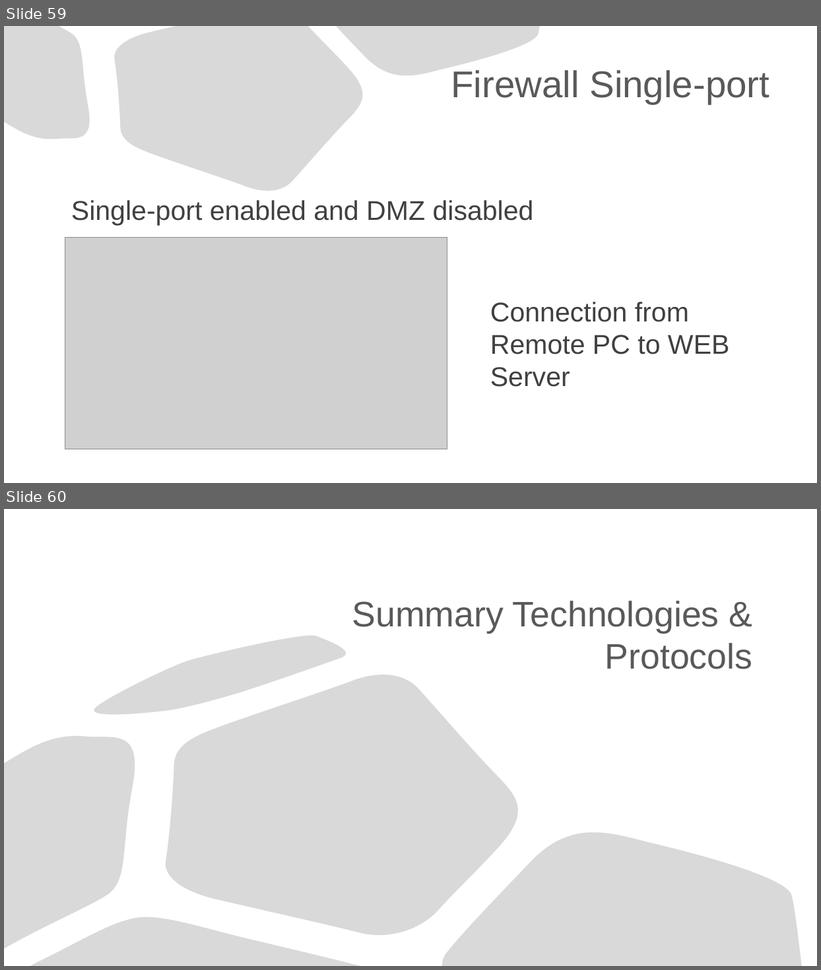
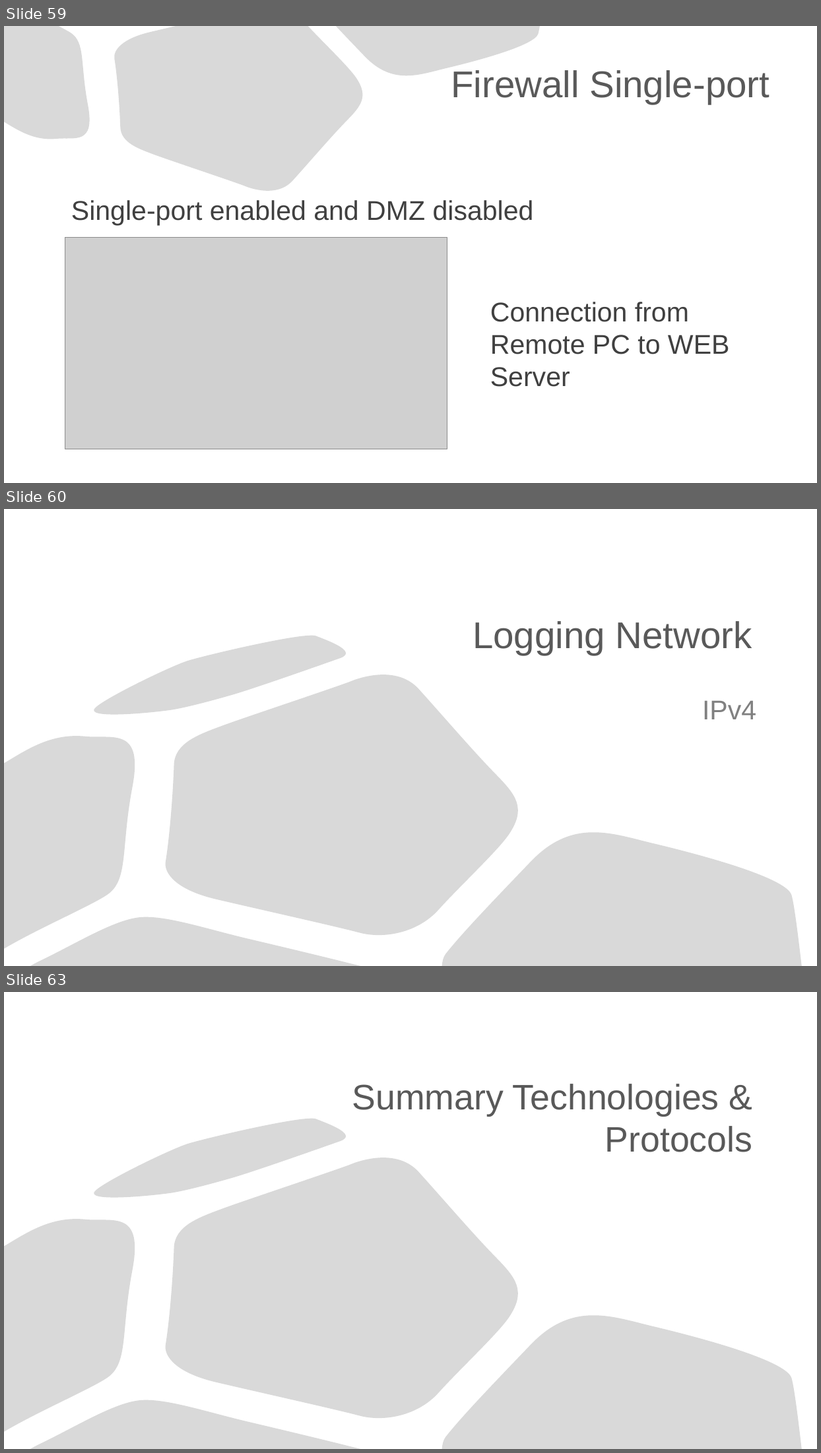
Before and after one commit to Advanced-Diploma-of-IT-Tel-Network-Eng/Assessments, a slide deck: TERM1-BLOCK1/2-ICTNWK541-Configure_Verify_Troubleshoot_WAN_links-IP_services/Assessmet_Task2/Task2/ICTNWK541 Assessment task.pptx. Shown one above the other, each under a label of ours: slides 59 and 60 before the commit, slides 59, 60 and 63 after it; the slides between them are not shown. The pictures are 821x970 and 821x1453 pixels, drawn with LibreOffice and Linux fonts; fonts in the diff are those of the drawing; grey boxes stand for pictures. Boxes give left, top, right and bottom in pixels: in the first picture for what was removed or moved away, otherwise in the second. Text is boxed around its words. In the diff, an @@ line names an element or a change of style, - is before the commit and + after.

Commit message:
document and presentation, logging network

```diff
--- a/TERM1-BLOCK1/2-ICTNWK541-Configure_Verify_Troubleshoot_WAN_links-IP_services/Assessmet_Task2/Task2/ICTNWK541 Assessment task.pptx
+++ b/TERM1-BLOCK1/2-ICTNWK541-Configure_Verify_Troubleshoot_WAN_links-IP_services/Assessmet_Task2/Task2/ICTNWK541 Assessment task.pptx
@@ slide 60 added at [4,509,817,966], background #FFFFFF; not listed: 5 template elements that a slide beside it also shows @@
@@ title added at [473,621,752,655], 44 pt, text #595959 @@
+Logging Network
@@ subtitle added at [702,701,756,720], 32 pt, text #808080 @@
+IPv4
@@ what was slide 60 is now slide 63 @@
```
Also in this commit, not shown: 2 other slides added, 1 other file.
